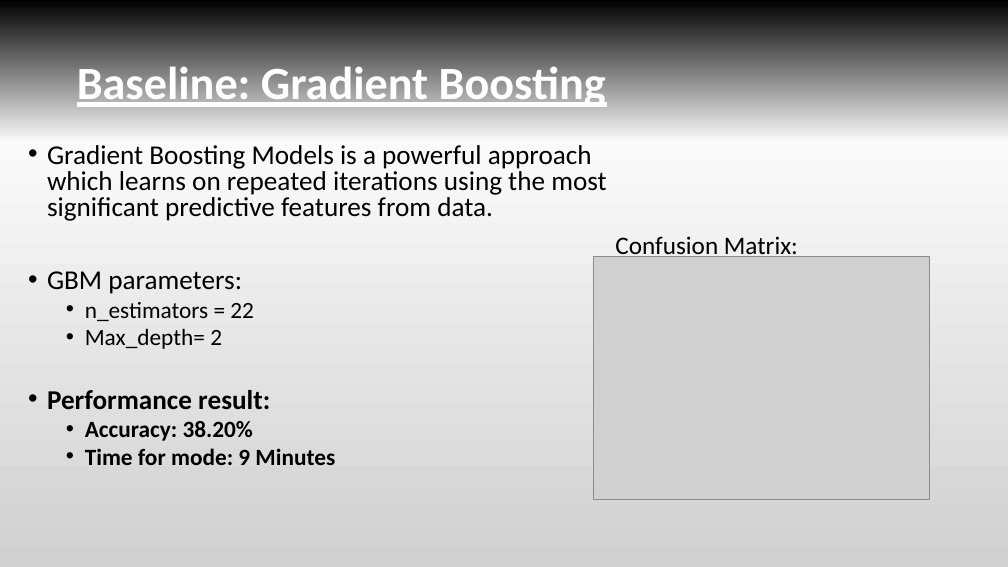
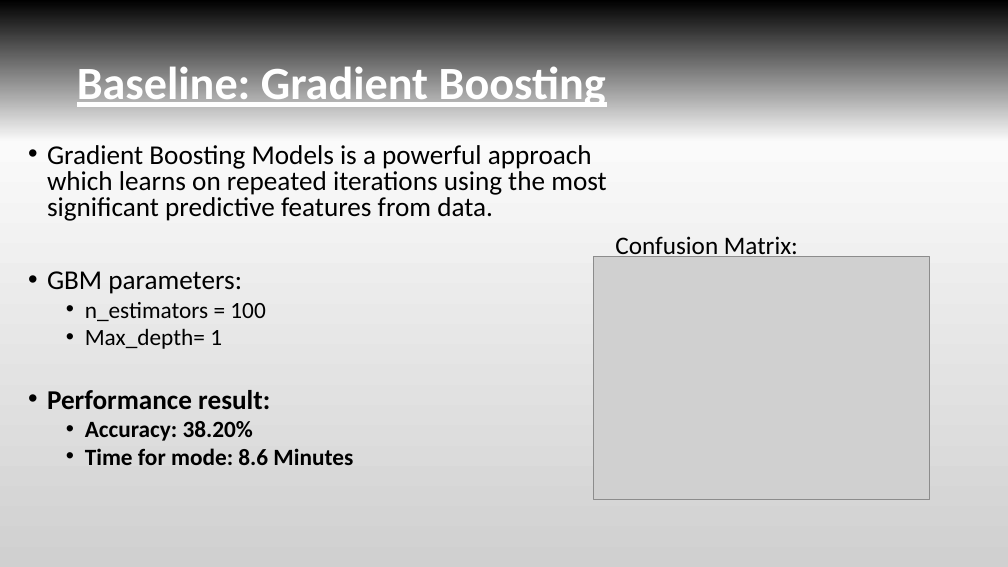
Before and after one commit to MakiMaki001/Spring2020-Project3-group5, a slide deck: slide 3 of doc/Project 3- Image Classification.pptx. Drawn at 1008x567 pixels with LibreOffice and Linux fonts; fonts in the diff are those of the drawing; grey boxes stand for pictures. Boxes give left, top, right and bottom in pixels: in the first picture for what was removed or moved away, otherwise in the second. Text is boxed around its words. In the diff, an @@ line names an element or a change of style, - is before the commit and + after.

```diff
--- a/doc/Project 3- Image Classification.pptx
+++ b/doc/Project 3- Image Classification.pptx
@@ text at (x1=85, y1=302, x2=265, y2=349): text changed @@
-  • n_estimators = 22
-  • Max_depth= 2
+  • n_estimators = 100
+  • Max_depth= 1
@@ text at (x1=85, y1=448, x2=353, y2=465): text changed @@
-  • Time for mode: 9 Minutes
+  • Time for mode: 8.6 Minutes
```
Also in this commit, not shown: 3 other slides changed, 1 other file.
